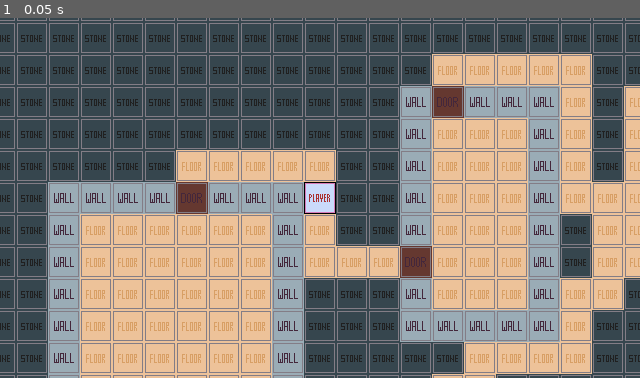
Above: before the commit, frame 1.
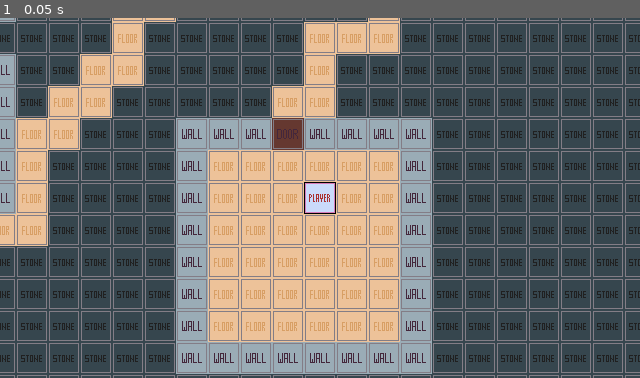
Above: after the commit, the same moment.

Repository: PiotrDawidziuk/mapgen01
Game: Godot game, scene res://Game.tscn
The game is run twice, just before and just after one commit, with the same random seed, the same clock (stepped at 60 frames per second) and the same inputs.
Inputs:
- Up to frame 1 (0.05 s): no input

The runs differ from the first frame. In frame 1, 55% of the frame differs, in the area x 0-100%, y 0-100%.

Commit message:
update visuals added

Diff:
--- a/Game.gd
+++ b/Game.gd
@@ -2,6 +2,7 @@
 
 #objects created from other classes
 var level_builder = LevelBuilder.new()
+var consts = GameConsts.new()
 
 #Current level
 var level_num = 0
@@ -26,3 +27,10 @@
 	level_builder.build_level(rooms, map, tile_map, level_size, level_num)
 
 	player_tile = get_node("Player").place_player(rooms)
+
+	update_visuals()
+
+
+func update_visuals():
+
+	player.position = player_tile * consts.TILE_SIZE
--- a/Game.tscn
+++ b/Game.tscn
@@ -118,7 +118,7 @@
 format = 1
 
 [node name="Player" type="Sprite" parent="."]
-position = Vector2( 320, 192 )
+position = Vector2( 64, 64 )
 texture = ExtResource( 3 )
 centered = false
 script = ExtResource( 7 )
